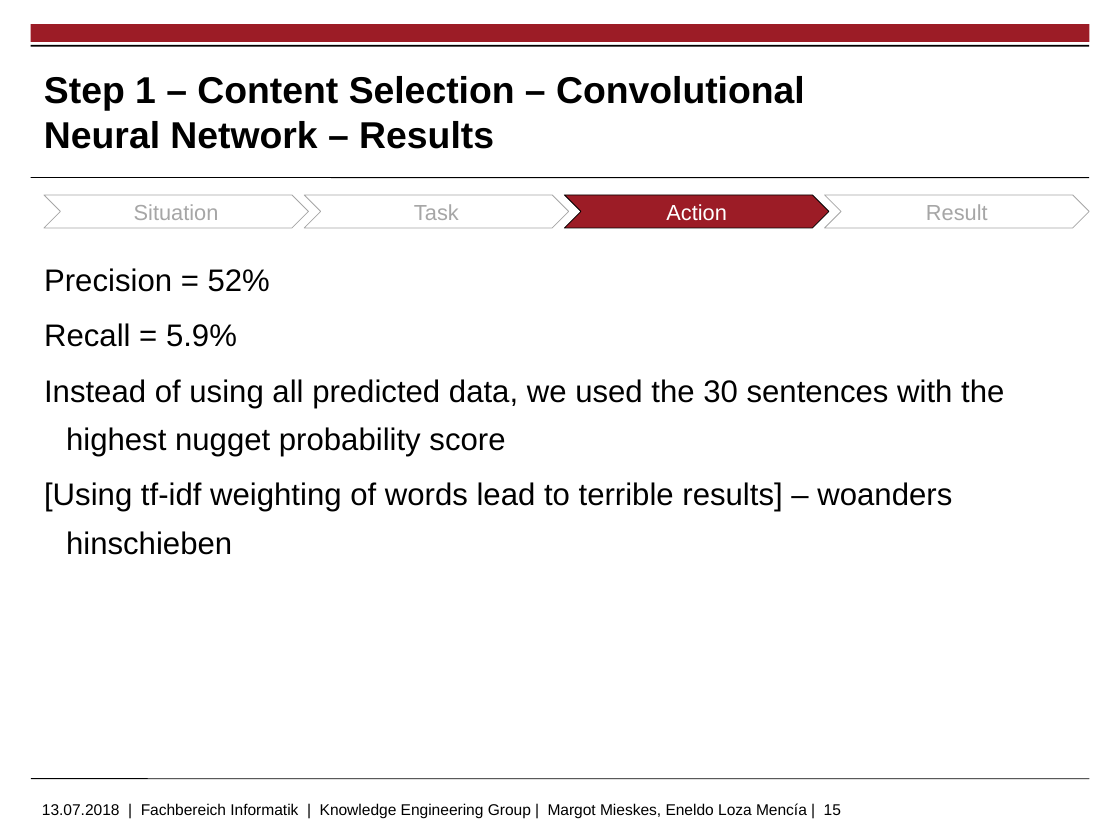
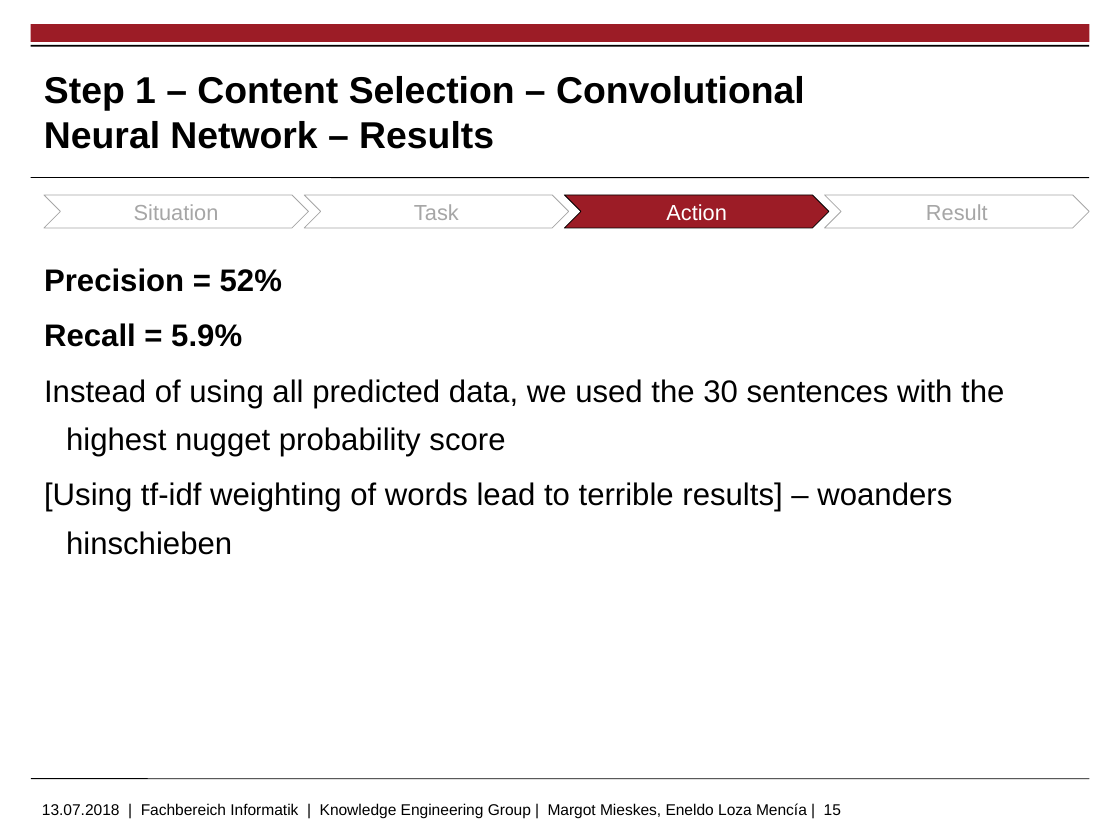
Before and after one commit to markushoehn/Auto_TextSum, a slide deck: slide 15 of presentation/20180713 Gruppe 5 - final.pptx. Drawn at 1120x840 pixels with LibreOffice and Linux fonts; fonts in the diff are those of the drawing; background and template pictures are left out. Boxes give left, top, right and bottom in pixels: in the first picture for what was removed or moved away, otherwise in the second. Text is boxed around its words. In the diff, an @@ line names an element or a change of style, - is before the commit and + after.

```diff
--- a/presentation/20180713 Gruppe 5 - final.pptx
+++ b/presentation/20180713 Gruppe 5 - final.pptx
@@ text at (44, 268, 282, 347): bold on in "Precision = 52%", "Recall = 5.9%" @@
```
Also in this commit, not shown: 7 other slides changed, 6 other files.
